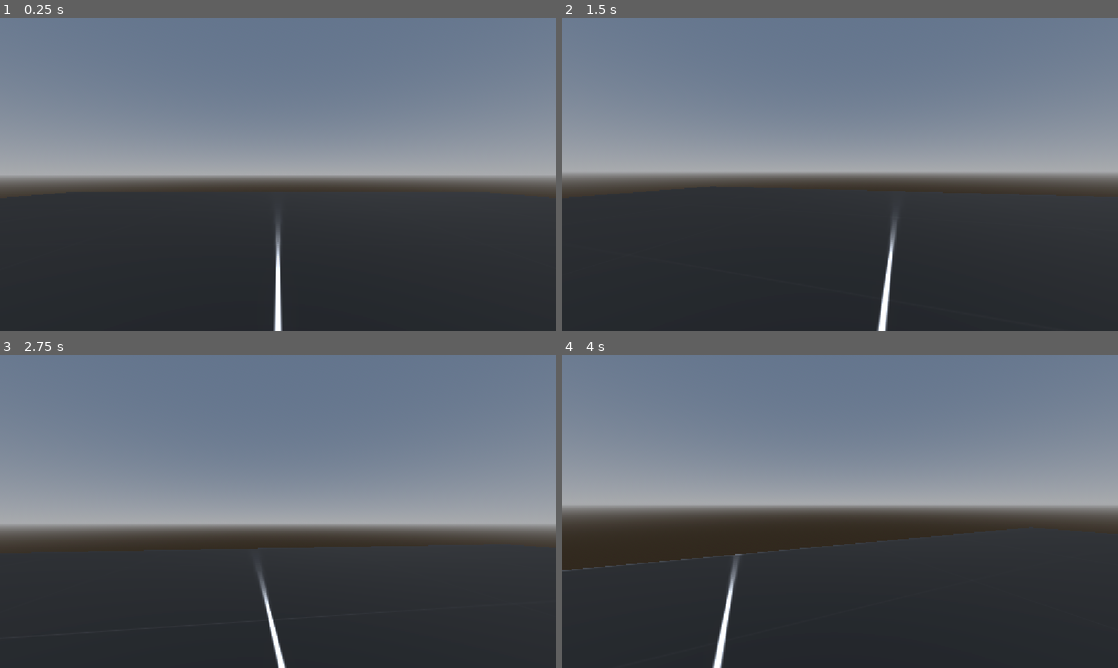
Above: before the commit, frames 1-4 (two rows, left to right).
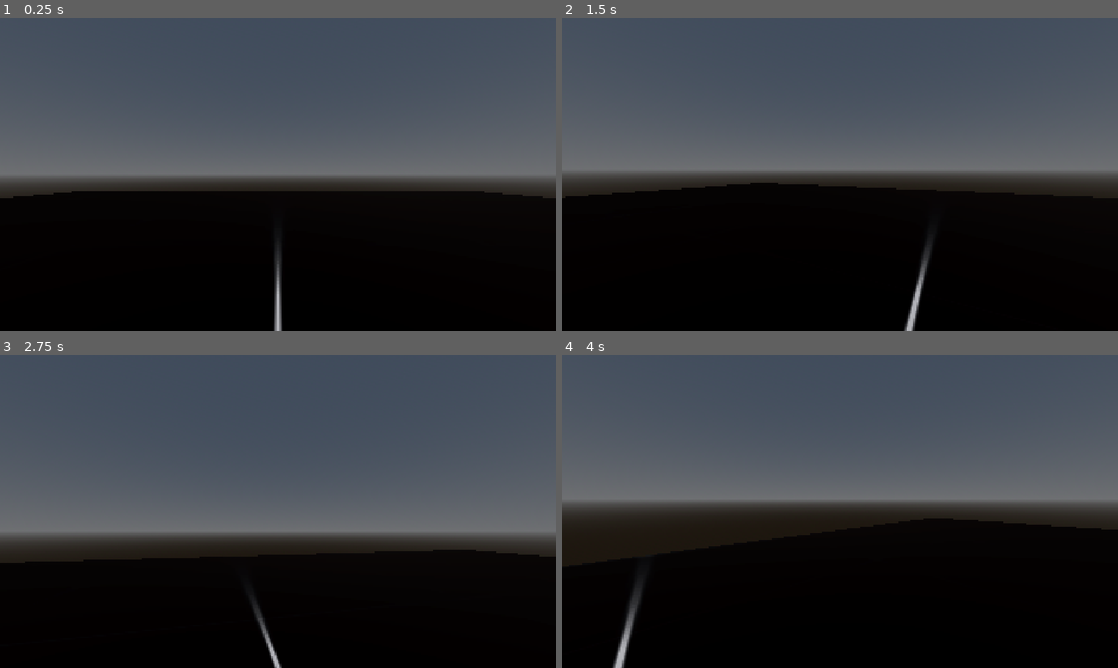
Above: after the commit, the same moments.

Repository: DidasLT/Gwueble-Jam-2026-Godot
Game: Godot game, scene res://Scenes/main.tscn
Two runs of this game, one before a commit and one after it. Both use one fixed random seed, a clock stepped at 60 frames per second and the inputs below.
Inputs (mouse positions are in pixels of both pictures, inside the frame that each line leads up to):
- Up to frame 1 (0.25 s): no input
- Up to frame 2 (1.5 s): tap Enter at 0.5 s; move the mouse to (867, 174) at 0.52 s; hold Shift (sneak) 0.53-1.28 s; hold W (forward) from 0.53 s (still down); tap E (interact, bound only after the commit) at 0.8, 1.35 s; move the mouse to (812, 174) at 1.27 s
- Up to frame 3 (2.75 s): keep holding W (forward); tap F (item_use, bound only after the commit) at 1.55, 2.1 s; move the mouse to (289, 505) at 2.02 s; hold Shift (sneak) from 2.03 s (still down)
- Up to frame 4 (4 s): keep holding W (forward); move the mouse to (834, 517) at 2.77 s; release Shift (sneak) at 2.78 s; tap Shift (sneak) at 2.85 s; tap E (interact, bound only after the commit) at 3.05, 3.6 s; move the mouse to (878, 514) at 3.52 s; tap F (item_use, bound only after the commit) at 3.8 s

The runs differ from the first frame. In frame 1, 100% of the frame differs, in the area x 0-100%, y 0-100%; in frame 2, 100%; in frame 3, 93%; in frame 4, 96%.

Commit message:
Added item pickup and a lighter that can light up to see

Diff:
--- /dev/null
+++ b/Lighter.tres
@@ -0,0 +1,14 @@
+[gd_resource type="Resource" script_class="Item" format=3 uid="uid://11y6puk3kke5"]
+
+[ext_resource type="Script" uid="uid://bcmncbrkwmqnn" path="res://Scripts/item_data.gd" id="1_ncdj8"]
+[ext_resource type="Texture2D" uid="uid://hupfjdsrjvhq" path="res://Textures/idle_lighter_off_01.png" id="2_rxy6m"]
+[ext_resource type="Texture2D" uid="uid://bm7er55vpk251" path="res://Textures/idle_lighter_on_01.png" id="3_2x562"]
+
+[resource]
+script = ExtResource("1_ncdj8")
+item_name = "Lighter"
+texture_off = ExtResource("2_rxy6m")
+texture_on = ExtResource("3_2x562")
+is_toggleable = true
+has_light = true
+metadata/_custom_type_script = "uid://bcmncbrkwmqnn"
--- /dev/null
+++ b/Scenes/item.tscn
@@ -0,0 +1,12 @@
+[gd_scene format=3 uid="uid://dgxdcpqh742oq"]
+
+[ext_resource type="Script" uid="uid://ct7j6se30d8m6" path="res://Scripts/ItemPickup.gd" id="1_ys0gr"]
+
+[sub_resource type="SphereShape3D" id="SphereShape3D_g4v7s"]
+radius = 0.3983097
+
+[node name="Item" type="StaticBody3D" unique_id=1953862076 groups=["interactable"]]
+script = ExtResource("1_ys0gr")
+
+[node name="CollisionShape3D" type="CollisionShape3D" parent="." unique_id=1666608809]
+shape = SubResource("SphereShape3D_g4v7s")
--- a/Scenes/main.tscn
+++ b/Scenes/main.tscn
@@ -2,17 +2,21 @@
 
 [ext_resource type="Material" uid="uid://bk7wr877hbxn3" path="res://Textures/prototype.tres" id="1_jjgbg"]
 [ext_resource type="PackedScene" uid="uid://bgumj16d7s0rb" path="res://Scenes/player.tscn" id="2_bo1nx"]
+[ext_resource type="PackedScene" uid="uid://dgxdcpqh742oq" path="res://Scenes/item.tscn" id="3_8gbba"]
+[ext_resource type="Resource" uid="uid://11y6puk3kke5" path="res://Lighter.tres" id="4_jjvhh"]
+[ext_resource type="Texture2D" uid="uid://ci01gbcgffhf0" path="res://Textures/lighter_inventory_and_pickup.png" id="5_kry3j"]
 
-[sub_resource type="ProceduralSkyMaterial" id="ProceduralSkyMaterial_8gbba"]
+[sub_resource type="ProceduralSkyMaterial" id="ProceduralSkyMaterial_jjvhh"]
 sky_horizon_color = Color(0.66224277, 0.6717428, 0.6867428, 1)
 ground_horizon_color = Color(0.66224277, 0.6717428, 0.6867428, 1)
+energy_multiplier = 0.65
 
-[sub_resource type="Sky" id="Sky_jjvhh"]
-sky_material = SubResource("ProceduralSkyMaterial_8gbba")
+[sub_resource type="Sky" id="Sky_kry3j"]
+sky_material = SubResource("ProceduralSkyMaterial_jjvhh")
 
-[sub_resource type="Environment" id="Environment_kry3j"]
+[sub_resource type="Environment" id="Environment_21xkr"]
 background_mode = 2
-sky = SubResource("Sky_jjvhh")
+sky = SubResource("Sky_kry3j")
 glow_enabled = true
 
 [sub_resource type="WorldBoundaryShape3D" id="WorldBoundaryShape3D_g4v7s"]
@@ -27,12 +31,13 @@
 
 [node name="Main" type="Node3D" unique_id=2129668421]
 
-[node name="DirectionalLight3D" type="DirectionalLight3D" parent="." unique_id=681512968]
-transform = Transform3D(-0.8660254, -0.43301278, 0.25, 0, 0.49999997, 0.86602545, -0.50000006, 0.75, -0.43301266, 0, 0, 0)
+[node name="WorldEnvironment" type="WorldEnvironment" parent="." unique_id=705073672]
+environment = SubResource("Environment_21xkr")
+
+[node name="DirectionalLight3D" type="DirectionalLight3D" parent="." unique_id=2065550519]
+transform = Transform3D(-0.8461931, -0.4614845, 0.26643816, 0, 0.49999997, 0.86602545, -0.5328764, 0.73282474, -0.4230965, 0, 0, 0)
+light_color = Color(0.4566366, 0.416137, 0.37861753, 1)
 shadow_enabled = true
-
-[node name="WorldEnvironment" type="WorldEnvironment" parent="." unique_id=962505012]
-environment = SubResource("Environment_kry3j")
 
 [node name="StaticBody3D" type="StaticBody3D" parent="." unique_id=328098677]
 
@@ -72,3 +77,12 @@
 transform = Transform3D(1, 0, 0, 0, 1, 0, 0, 0, 1, 0.20425367, 0.6806519, 6.6931553)
 size = Vector3(1.2912083, 0.060409546, 2.305893)
 material = SubResource("StandardMaterial3D_bo1nx")
+
+[node name="Lighter" parent="." unique_id=1953862076 instance=ExtResource("3_8gbba")]
+transform = Transform3D(1, 0, 0, 0, 1, 0, 0, 0, 1, 0.16190767, 1.0308566, 6.4200697)
+item_data = ExtResource("4_jjvhh")
+
+[node name="Sprite3D" type="Sprite3D" parent="Lighter" unique_id=1366213060]
+transform = Transform3D(0.675, 0, 0, 0, 0.675, 0, 0, 0, 0.675, 0, -0.09763861, 0)
+billboard = 1
+texture = ExtResource("5_kry3j")
--- a/Scenes/player.tscn
+++ b/Scenes/player.tscn
@@ -1,14 +1,31 @@
 [gd_scene format=3 uid="uid://bgumj16d7s0rb"]
 
 [ext_resource type="Script" uid="uid://do6ydhya742du" path="res://Scripts/player.gd" id="1_v0iea"]
+[ext_resource type="SpriteFrames" uid="uid://bfmmtbc0hftpv" path="res://lighterAnim.tres" id="2_cvnsp"]
 
 [sub_resource type="CapsuleMesh" id="CapsuleMesh_g4v7s"]
 
 [sub_resource type="CapsuleShape3D" id="CapsuleShape3D_1agnw"]
 
+[sub_resource type="Animation" id="Animation_6t5aa"]
+length = 0.001
+
+[sub_resource type="Animation" id="Animation_vgqql"]
+resource_name = "lightOff"
+
+[sub_resource type="Animation" id="Animation_fkybt"]
+resource_name = "lightOn"
+
+[sub_resource type="AnimationLibrary" id="AnimationLibrary_x3wgy"]
+_data = {
+&"RESET": SubResource("Animation_6t5aa"),
+&"lightOff": SubResource("Animation_vgqql"),
+&"lightOn": SubResource("Animation_fkybt")
+}
+
 [node name="Player" type="CharacterBody3D" unique_id=1798834006]
-visible = false
 script = ExtResource("1_v0iea")
+sprite_frames = ExtResource("2_cvnsp")
 
 [node name="MeshInstance3D" type="MeshInstance3D" parent="." unique_id=1669634309]
 mesh = SubResource("CapsuleMesh_g4v7s")
@@ -21,3 +38,16 @@
 
 [node name="Camera3D" type="Camera3D" parent="Head" unique_id=252651760]
 current = true
+
+[node name="RayCast3D" type="RayCast3D" parent="Head/Camera3D" unique_id=750789611]
+target_position = Vector3(0, 0, -3)
+
+[node name="Sprite3D" type="Sprite3D" parent="Head/Camera3D" unique_id=1367960755]
+transform = Transform3D(0.3, 0, 0, 0, 0.3, 0, 0, 0, 0.3, 0.72304195, -0.34532452, -0.9843031)
+
+[node name="OmniLight3D" type="OmniLight3D" parent="Head/Camera3D/Sprite3D" unique_id=1879819679]
+transform = Transform3D(3.333333, 0, 0, 0, 3.333333, 0, 0, 0, 3.333333, -1.2860627, 1.0040772, 0.97738457)
+visible = false
+
+[node name="AnimationPlayer" type="AnimationPlayer" parent="." unique_id=2131224283]
+libraries/ = SubResource("AnimationLibrary_x3wgy")
--- /dev/null
+++ b/Scripts/ItemPickup.gd
@@ -0,0 +1,7 @@
+extends StaticBody3D
+
+@export var item_data : Item
+
+func interact(player: Node3D) -> void:
+	player.pickup_item(item_data)
+	queue_free()
--- /dev/null
+++ b/Scripts/item_data.gd
@@ -0,0 +1,12 @@
+extends Resource
+class_name Item
+
+@export var item_name : String = ""
+@export var texture_off : Texture2D
+@export var texture_on : Texture2D
+@export var is_toggleable : bool = false
+@export var has_light : bool = false
+@export var light_color : Color = Color(1, 0.6, 0.2)
+@export var light_energy : float = 1.5
+@export var light_range : float = 3.0
+@export var use_sound : AudioStream
--- a/Scripts/player.gd
+++ b/Scripts/player.gd
@@ -4,28 +4,43 @@
 
 #player movement
 @export var look_sensitivity : float = 0.005
-@export var walk_speed = 5.0
-@export var sneak_speed = 2.0
-@export var acceleration = 60.0
-@export var air_control = 5.0
-@export var air_ressistance = 2.0
+@export var walk_speed: float = 5.0
+@export var sneak_speed: float = 2.0
+@export var acceleration: float = 60.0
+@export var air_control: float = 5.0
+@export var air_ressistance: float = 2.0
 
+#bobbing
 @export var bob_amplitude : float = 0.08
 @export var bob_speed : float
-
 @export var walk_bob_amplitude : float = 0.08
 @export var sneak_bob_amplitude : float = 0.05
-
 @export var walk_bob_speed : float = 8.0
 @export var sneak_bob_speed : float = 3.0
 
 var bob_time : float = 0.0
 var camera_start_y : float
 
+var equipped_item : Item = null
+var item_active : bool = false
 
+#animation
+@export var sprite_frames : SpriteFrames
+@export var anim_off : String = "idle"
+@export var anim_on : String = "lit"
 
+@onready var item_light = $Head/Camera3D/Sprite3D/OmniLight3D
 @onready var head = $Head
 @onready var camera = $Head/Camera3D
+@onready var hand_sprite = $Head/Camera3D/Sprite3D
+
+func pickup_item(item: Item) -> void:
+	equipped_item = item
+	item_active = false
+	hand_sprite.texture = item.texture_off
+	hand_sprite.visible = true
+	item_light.visible = false
+
 
 func _ready() -> void:
 	Input.mouse_mode = Input.MOUSE_MODE_CAPTURED
@@ -73,9 +88,52 @@
 
 	move_and_slide()
 
+	_check_for_interactable()
+
+	if Input.is_action_just_pressed("item_use") and equipped_item and equipped_item.is_toggleable:
+		item_active = not item_active
+		_apply_item_state()
+
+	if Input.is_action_just_pressed("interact") and current_interactable:
+		current_interactable.interact(self)
+
 	# head bob
 	if is_on_floor() and horizontal_velocity.length() > 0.2:
 		bob_time += delta * bob_speed
 		camera.position.y = camera_start_y + sin(bob_time) * bob_amplitude
 	else:
 		camera.position.y = lerp(camera.position.y, camera_start_y, delta * 5.0)
+
+
+@export var interact_range : float = 3.0
+var current_interactable = null
+
+var held_item : String = ""
+
+
+func _apply_item_state() -> void:
+	hand_sprite.texture = equipped_item.texture_on if item_active else equipped_item.texture_off
+
+	if equipped_item.has_light:
+		item_light.visible = item_active
+		item_light.light_color = equipped_item.light_color
+		item_light.light_energy = equipped_item.light_energy
+		item_light.omni_range = equipped_item.light_range
+	else:
+		item_light.visible = false
+
+	if equipped_item.use_sound:
+		pass
+
+func _check_for_interactable() -> void:
+	var space_state = get_world_3d().direct_space_state
+	var from = camera.global_position
+	var to = from - camera.global_transform.basis.z * interact_range
+	var query = PhysicsRayQueryParameters3D.create(from, to)
+	query.exclude = [self]
+	var result = space_state.intersect_ray(query)
+
+	if result and result.collider.is_in_group("interactable"):
+		current_interactable = result.collider
+	else:
+		current_interactable = null
--- /dev/null
+++ b/lighterAnim.tres
@@ -0,0 +1,23 @@
+[gd_resource type="SpriteFrames" format=3 uid="uid://bfmmtbc0hftpv"]
+
+[ext_resource type="Texture2D" uid="uid://hupfjdsrjvhq" path="res://Textures/idle_lighter_off_01.png" id="1_x8l2h"]
+[ext_resource type="Texture2D" uid="uid://bm7er55vpk251" path="res://Textures/idle_lighter_on_01.png" id="2_cewfa"]
+
+[resource]
+animations = [{
+"frames": [{
+"duration": 1.0,
+"texture": ExtResource("1_x8l2h")
+}],
+"loop": 1,
+"name": &"idle",
+"speed": 5.0
+}, {
+"frames": [{
+"duration": 1.0,
+"texture": ExtResource("2_cewfa")
+}],
+"loop": 1,
+"name": &"lit",
+"speed": 5.0
+}]
--- a/project.godot
+++ b/project.godot
@@ -17,8 +17,14 @@
 
 [display]
 
+window/size/viewport_width=1920
+window/size/viewport_height=1080
 window/stretch/mode="canvas_items"
 window/stretch/aspect="expand"
+
+[global_group]
+
+interactable=""
 
 [input]
 
@@ -52,6 +58,16 @@
 "events": [Object(InputEventKey,"resource_local_to_scene":false,"resource_name":"","device":-1,"window_id":0,"alt_press …(195 unchanged characters)…
 ]
 }
+interact={
+"deadzone": 0.2,
+"events": [Object(InputEventKey,"resource_local_to_scene":false,"resource_name":"","device":-1,"window_id":0,"alt_pressed":false,"shift_pressed":false,"ctrl_pressed":false,"meta_pressed":false,"pressed":false,"keycode":0,"physical_keycode":69,"key_label":0,"unicode":101,"location":0,"echo":false,"script":null)
+]
+}
+item_use={
+"deadzone": 0.2,
+"events": [Object(InputEventKey,"resource_local_to_scene":false,"resource_name":"","device":-1,"window_id":0,"alt_pressed":false,"shift_pressed":false,"ctrl_pressed":false,"meta_pressed":false,"pressed":false,"keycode":0,"physical_keycode":70,"key_label":0,"unicode":102,"location":0,"echo":false,"script":null)
+]
+}
 
 [physics]
 
@@ -59,5 +75,6 @@
 
 [rendering]
 
+textures/canvas_textures/default_texture_filter=0
 rendering_device/driver.windows="d3d12"
 renderer/rendering_method="gl_compatibility"
Not shown, added: Scripts/ItemPickup.gd.uid
Not shown, added: Scripts/item_data.gd.uid
Binary file added: Textures/idle_lighter_off_01.png
Not shown, added: Textures/idle_lighter_off_01.png.import
Binary file added: Textures/idle_lighter_on_01.png
Not shown, added: Textures/idle_lighter_on_01.png.import
Binary file added: Textures/lighter_inventory_and_pickup.png
Not shown, added: Textures/lighter_inventory_and_pickup.png.import
